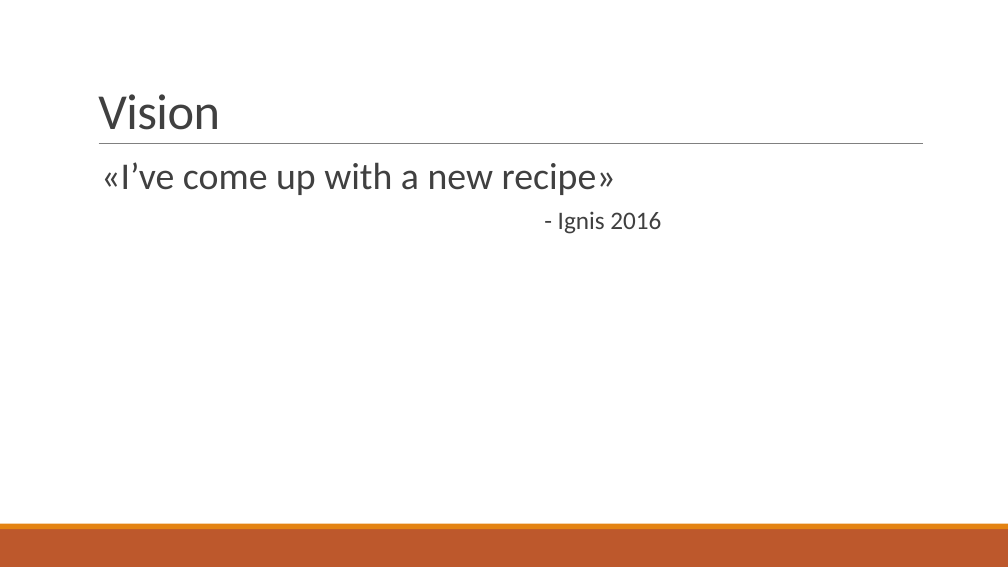
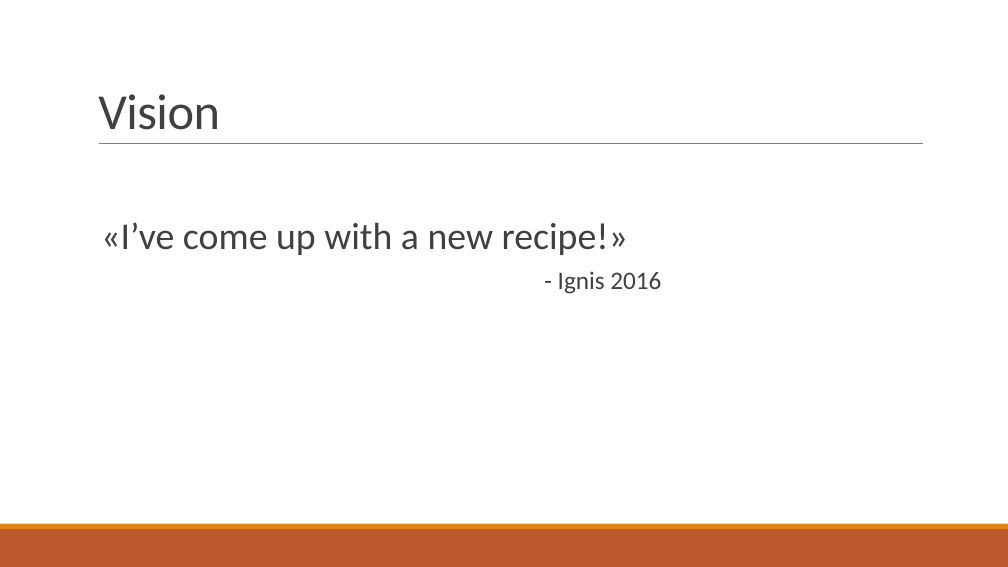
Before and after one commit to HolzbaumStudios/CookBook, a slide deck: slide 3 of Docs/Präsentation_Kochbuch.pptx. Drawn at 1008x567 pixels with LibreOffice and Linux fonts; fonts in the diff are those of the drawing. Boxes give left, top, right and bottom in pixels: in the first picture for what was removed or moved away, otherwise in the second. Text is boxed around its words. In the diff, an @@ line names an element or a change of style, - is before the commit and + after.

```diff
--- a/Docs/Präsentation_Kochbuch.pptx
+++ b/Docs/Präsentation_Kochbuch.pptx
@@ text at [101,222,661,294]: text changed @@
-  «I’ve come up with a new recipe»
-  - Ignis 2016
+  «I’ve come up with a new recipe!»
+  - Ignis 2016
```
Also in this commit, not shown: 9 other slides changed, 4 slides added, 1 slide removed.
